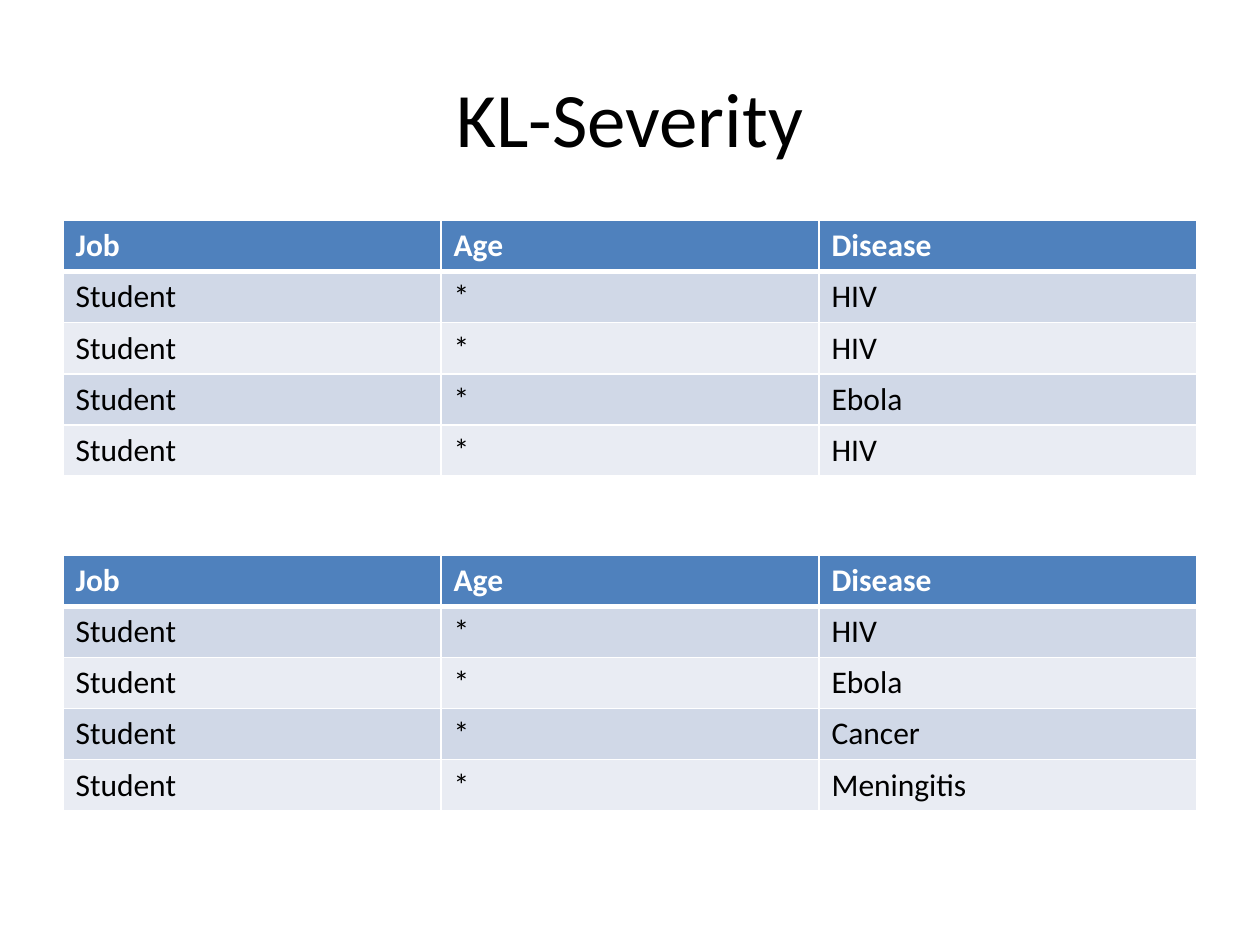
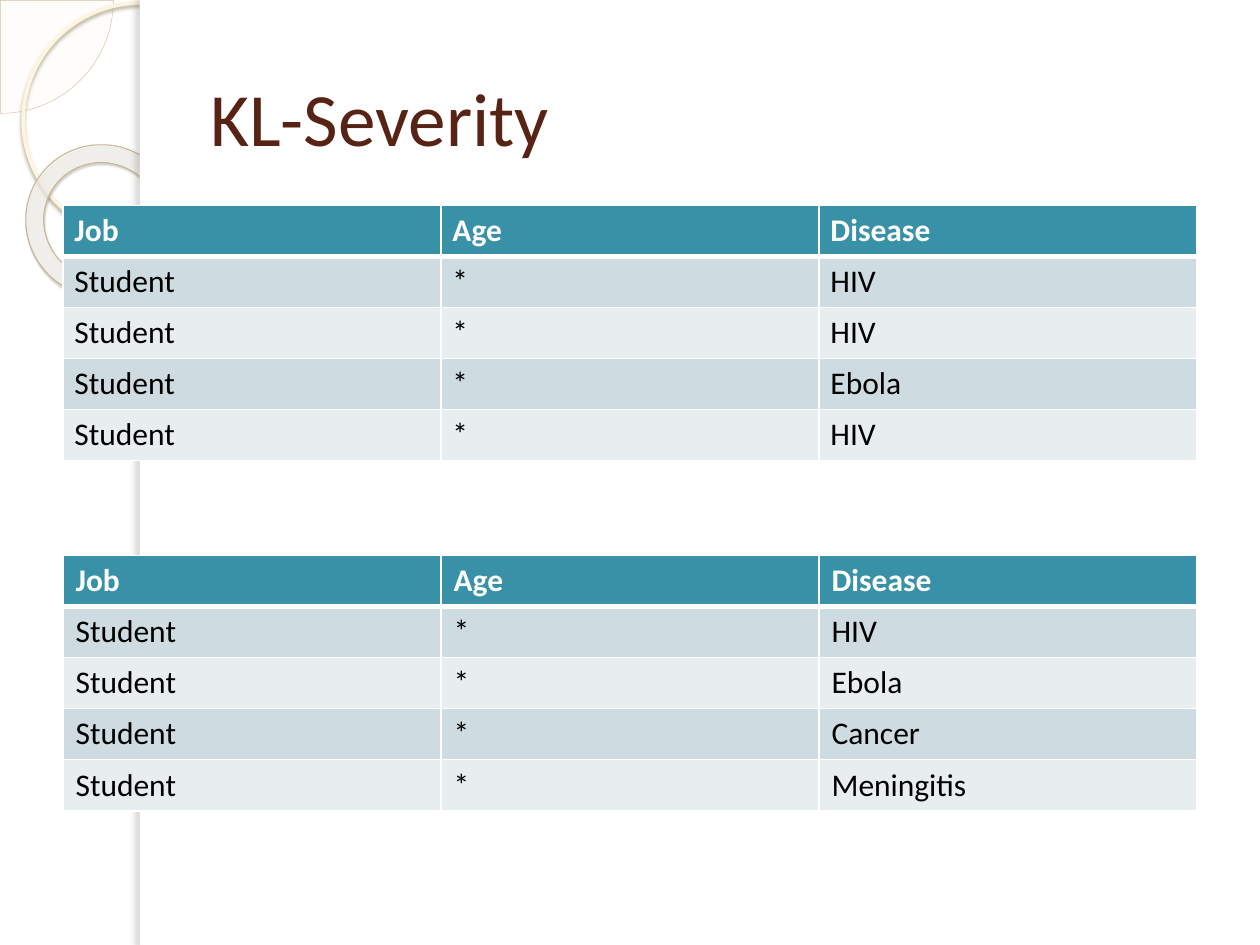
Before and after one commit to jayvelasco1990/big-data, a slide deck: slide 34 of Final Project/draft_presentation.pptx. Drawn at 1260x945 pixels with LibreOffice and Linux fonts; fonts in the diff are those of the drawing; background and template pictures are left out. Boxes give left, top, right and bottom in pixels: in the first picture for what was removed or moved away, otherwise in the second. Text is boxed around its words. In the diff, an @@ line names an element or a change of style, - is before the commit and + after.

```diff
--- a/Final Project/draft_presentation.pptx
+++ b/Final Project/draft_presentation.pptx
@@ pie slice (boxed as its full ellipse) added at (0,0,113,113), fill #FEFAF4 at 33% opacity, outline #D3C39F 0.25 pt @@
@@ ellipse added at (23,3,257,237), outline #FFF5DE 2.15 pt @@
@@ rectangle added at (140,0,1260,945), fill #FFFFFF @@
@@ rectangle added at (140,0,150,945), fill #FFFFFF @@
@@ title "KL-Severity": place and size @@
-title "KL-Severity" at (456,94,802,160)
+title "KL-Severity" at (210,94,548,158)
@@ title "KL-Severity" at (210,94,548,158): size 44 to 43 pt, text colour #000000 to #572314; alignment centre to left @@
@@ donut added at (0,113,211,329), fill gradient #FFFCF6 to #FFFEFB to #F0D28E, outline #C7B893 0.58 pt @@
@@ table at (63,205,1197,461) @@
@@ fill #4F81BD to #3891A7 in row 1 @@
@@ fill #D0D8E8 to #CEDCE1 in 6 cells @@
@@ fill #E9EDF4 to #E8EEF1 in 6 cells @@
@@ table: place and size @@
-table at (63,220,1197,476)
+table at (63,205,1197,461)
@@ table at (63,556,1197,811) @@
@@ fill #4F81BD to #3891A7 in row 1 @@
@@ fill #D0D8E8 to #CEDCE1 in 6 cells @@
@@ fill #E9EDF4 to #E8EEF1 in 6 cells @@
```
Also in this commit, not shown: 51 other slides changed, 3 other files.
